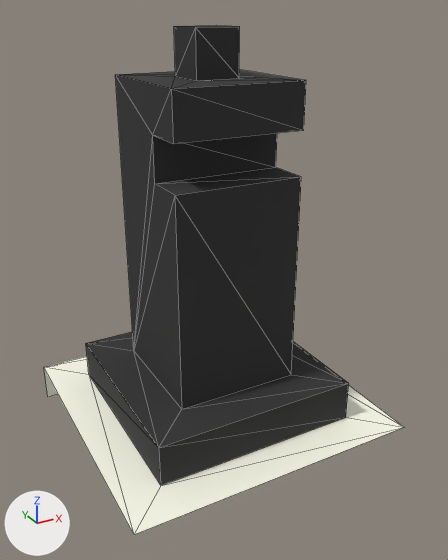
One commit to the glTF model public/assets/pieces/chessset/bishop-w.glb: the scene before it, then after it.
The view is the same before and after, from a 50 mm lens placed at (-0.905, -1.754, 1.48), pointed at (0.028, -0.057, 0.631). The lights are fixed; the arrows at lower left show +X, +Y and +Z. The picture after the commit comes second. Mesh edges are drawn as thin lines. Vertices at exactly the same position are counted once.

In view in the first picture: 'root'.
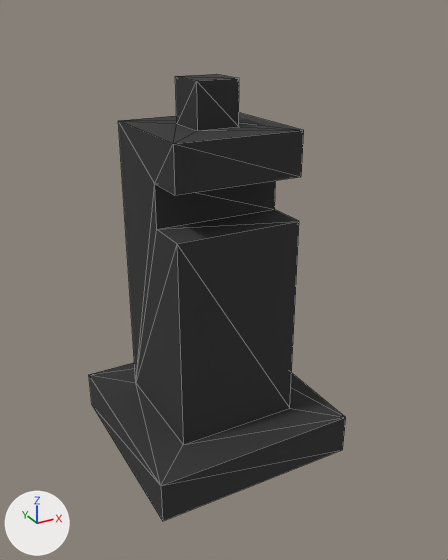
The change in detail:
me_mesh is used by ob_root; location (0.0, 0.0, 0.0).
me_mesh had 38 vertices, 68 faces and spanned x -0.5..0.5, y -0.5..0.5, z 0.0..1.429.
me_mesh now has 32 vertices, 58 faces and spans x -0.357..0.357, y -0.357..0.357, z 0.0..1.286.
Part 1, on me_mesh:
24 vertices are removed from x -0.5..0.5, y -0.5..0.5, z 0.0..1.429.
68 faces are deleted.
8 vertices are added at x -0.214..0.214, y -0.214..0.214, z 0.143..1.143.
10 new vertices lie (0.0, 0.0, -0.143) away from vertices in x -0.357..0.357, y -0.357..0.357, z 0.143..1.286.
58 new faces join them.

Boxes (x1, y1, x2, y2) around the edits, measured in the pictures (448 x 560 px):
'root', reshaped (29% narrower, 12% shorter)
    before: (44, 25, 404, 535)
    after: (89, 74, 346, 521)
